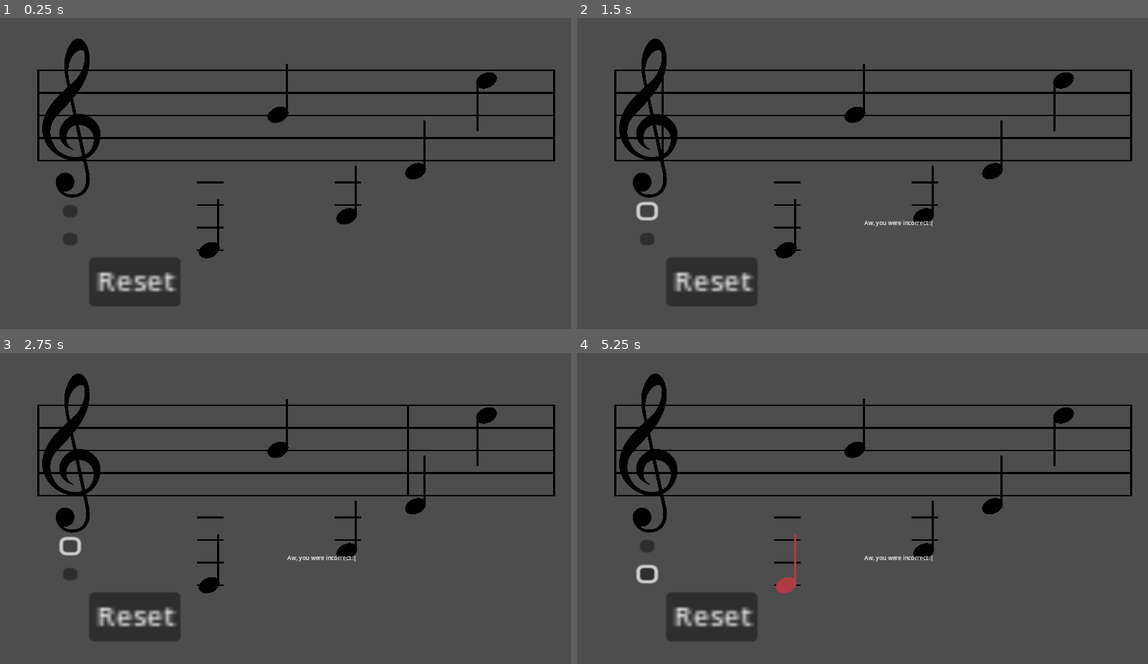
Above: before the commit, frames 1-4 (two rows, left to right).
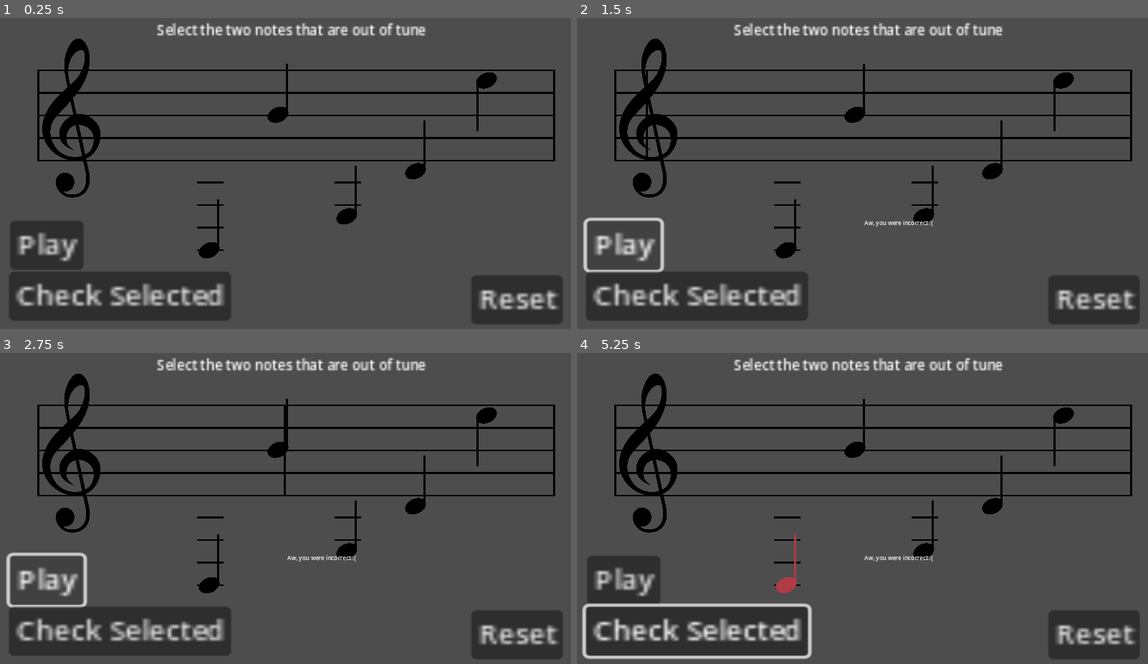
Above: after the commit, the same moments.

Repository: Sniggiho/COMP225-Reluna
Game: Godot game, scene res://Scenes/firstScene.tscn
Two runs of this game, one before a commit and one after it. Both use one fixed random seed, a clock stepped at 60 frames per second and the inputs below.
Inputs (mouse positions are in pixels of both pictures, inside the frame that each line leads up to; where the layout moved, square brackets give the same spot in the first picture):
- Up to frame 1 (0.25 s): no input
- Up to frame 2 (1.5 s): click (696, 294) [645, 238] at 0.5 s; click (622, 245) [645, 210] at 1.25 s
- Up to frame 3 (2.75 s): click (45, 580) [68, 545] at 2 s
- Up to frame 4 (5.25 s): click (788, 586) at 2.77 s; click (788, 586) at 3.52 s; click (696, 629) [645, 573] at 4.25 s; click (788, 586) at 5.02 s

The runs differ from the first frame. In frame 1, 10% of the frame differs, in the area x 1-99%, y 1-99%; in frame 2, 10%; in frame 3, 10%; in frame 4, 11%, in the area x 0-99%, y 1-99%.

Commit message:
Changed play and check buttons, added desc

Diff:
--- a/Project/Scenes/PlayBar/PlayBar.gd
+++ b/Project/Scenes/PlayBar/PlayBar.gd
@@ -6,7 +6,7 @@
 
 var playing : bool = false
 
-var melodyLengthT : float = 2
+var melodyLengthT : float = 3
 
 # Called when the node enters the scene tree for the first time.
 func _ready():
--- a/Project/Scenes/firstScene.tscn
+++ b/Project/Scenes/firstScene.tscn
@@ -20,24 +20,26 @@
 musicStaff = NodePath("../MusicStaff")
 
 [node name="PlayButton" type="Button" parent="."]
-offset_left = 182.0
-offset_top = 554.0
-offset_right = 190.0
-offset_bottom = 562.0
+offset_left = 34.0
+offset_top = 598.0
+offset_right = 75.0
+offset_bottom = 629.0
 scale = Vector2(5, 4.28)
+text = "Play"
 
 [node name="CheckButton" type="Button" parent="."]
-offset_left = 182.0
-offset_top = 632.0
-offset_right = 190.0
-offset_bottom = 640.0
+offset_left = 31.0
+offset_top = 740.0
+offset_right = 155.0
+offset_bottom = 771.0
 scale = Vector2(5, 4.28)
+text = "Check Selected"
 
 [node name="ResetButton" type="Button" parent="."]
-offset_left = 255.0
-offset_top = 700.0
-offset_right = 306.0
-offset_bottom = 731.0
+offset_left = 1322.0
+offset_top = 750.0
+offset_right = 1373.0
+offset_bottom = 781.0
 scale = Vector2(5, 4.28)
 text = "Reset"
 
@@ -103,6 +105,15 @@
 offset_bottom = 759.0
 mouse_filter = 2
 
+[node name="RichTextLabel" type="RichTextLabel" parent="."]
+offset_left = 443.0
+offset_top = 37.0
+offset_right = 833.0
+offset_bottom = 77.0
+scale = Vector2(2.40627, 2.40627)
+mouse_filter = 2
+text = "Select the two notes that are out of tune"
+
 [connection signal="pressed" from="PlayButton" to="MusicStaff" method="_on_play_button_pressed"]
 [connection signal="pressed" from="CheckButton" to="LevelManager" method="checkPlayerInput"]
 [connection signal="pressed" from="ResetButton" to="LevelManager" method="_reset"]
